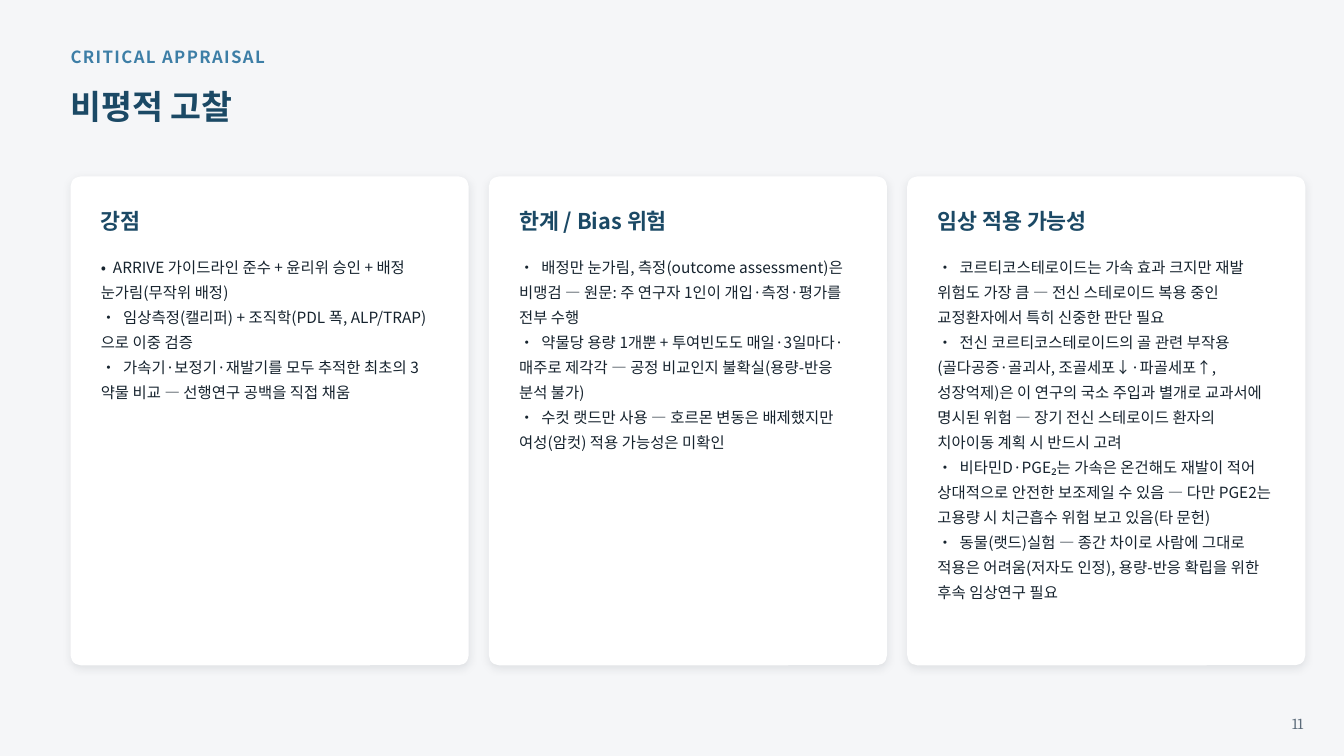
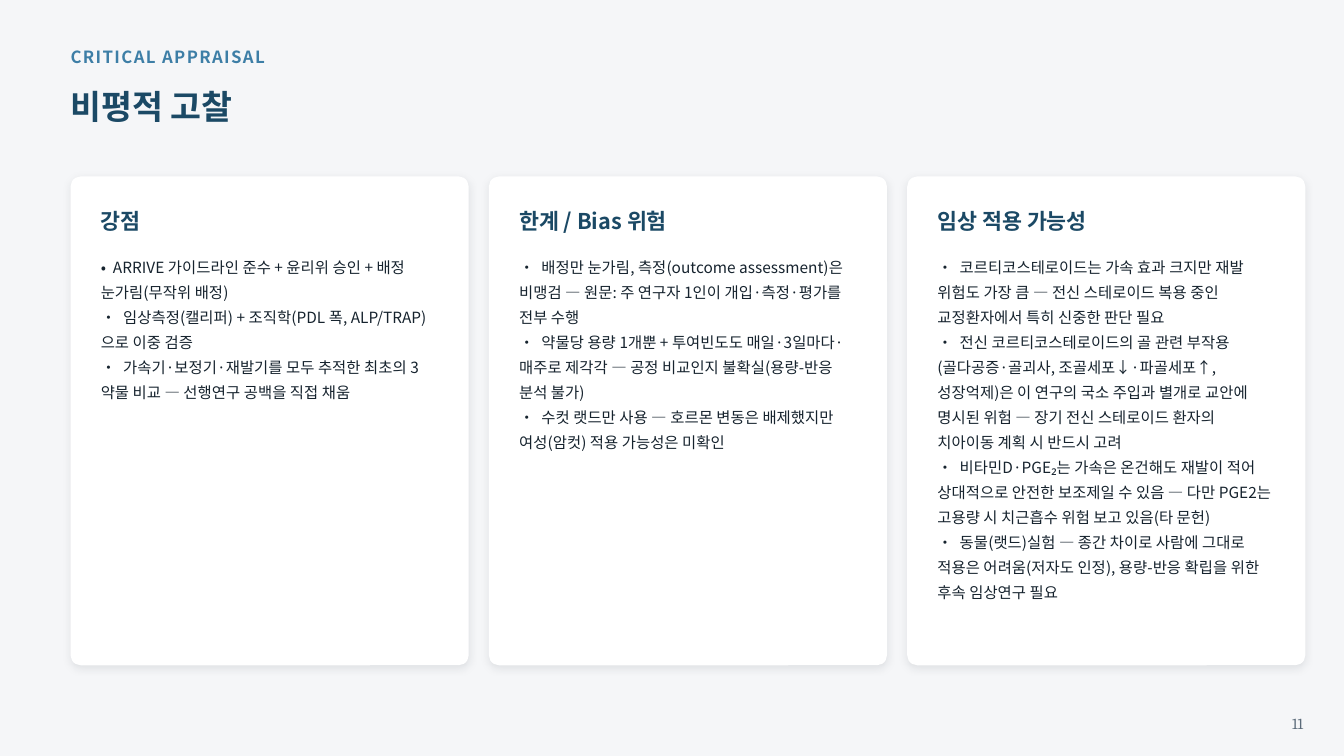
Before and after one commit to yojokem/-, a slide deck: slide 11 of 치과약리학실험2-논문발표/치과약리학실험2_논문발표.pptx. Drawn at 1344x756 pixels with LibreOffice and Linux fonts; fonts in the diff are those of the drawing. Boxes give left, top, right and bottom in pixels: in the first picture for what was removed or moved away, otherwise in the second. Text is boxed around its words. In the diff, an @@ line names an element or a change of style, - is before the commit and + after.

```diff
--- a/치과약리학실험2-논문발표/치과약리학실험2_논문발표.pptx
+++ b/치과약리학실험2-논문발표/치과약리학실험2_논문발표.pptx
@@ text at [937,335,1248,450]: text changed @@
-• 전신 코르티코스테로이드의 골 관련 부작용(골다공증·골괴사, 조골세포↓·파골세포↑, 성장억제)은 이 연구의 국소 주입과 별개로 교과서에 명시된 위험 — 장기 전신 스테로이드 환자의 치아이동 계획 시 반드시 고려
+• 전신 코르티코스테로이드의 골 관련 부작용(골다공증·골괴사, 조골세포↓·파골세포↑, 성장억제)은 이 연구의 국소 주입과 별개로 교안에 명시된 위험 — 장기 전신 스테로이드 환자의 치아이동 계획 시 반드시 고려
```
Also in this commit, not shown: 7 other slides changed, 2 other files.
